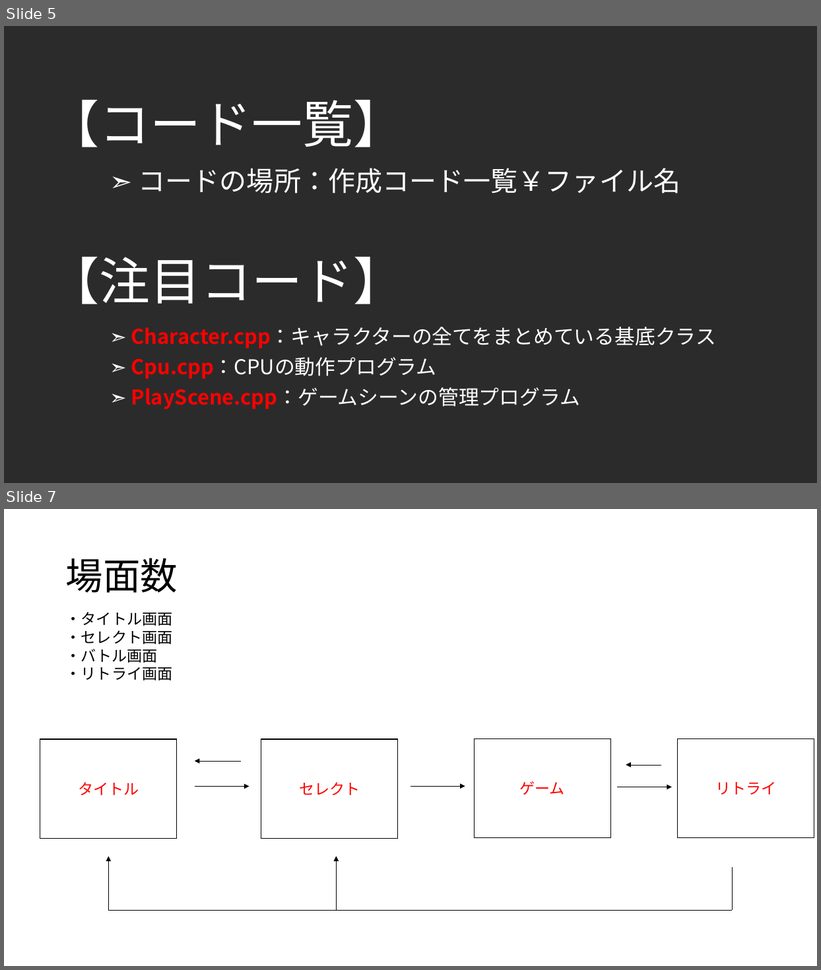
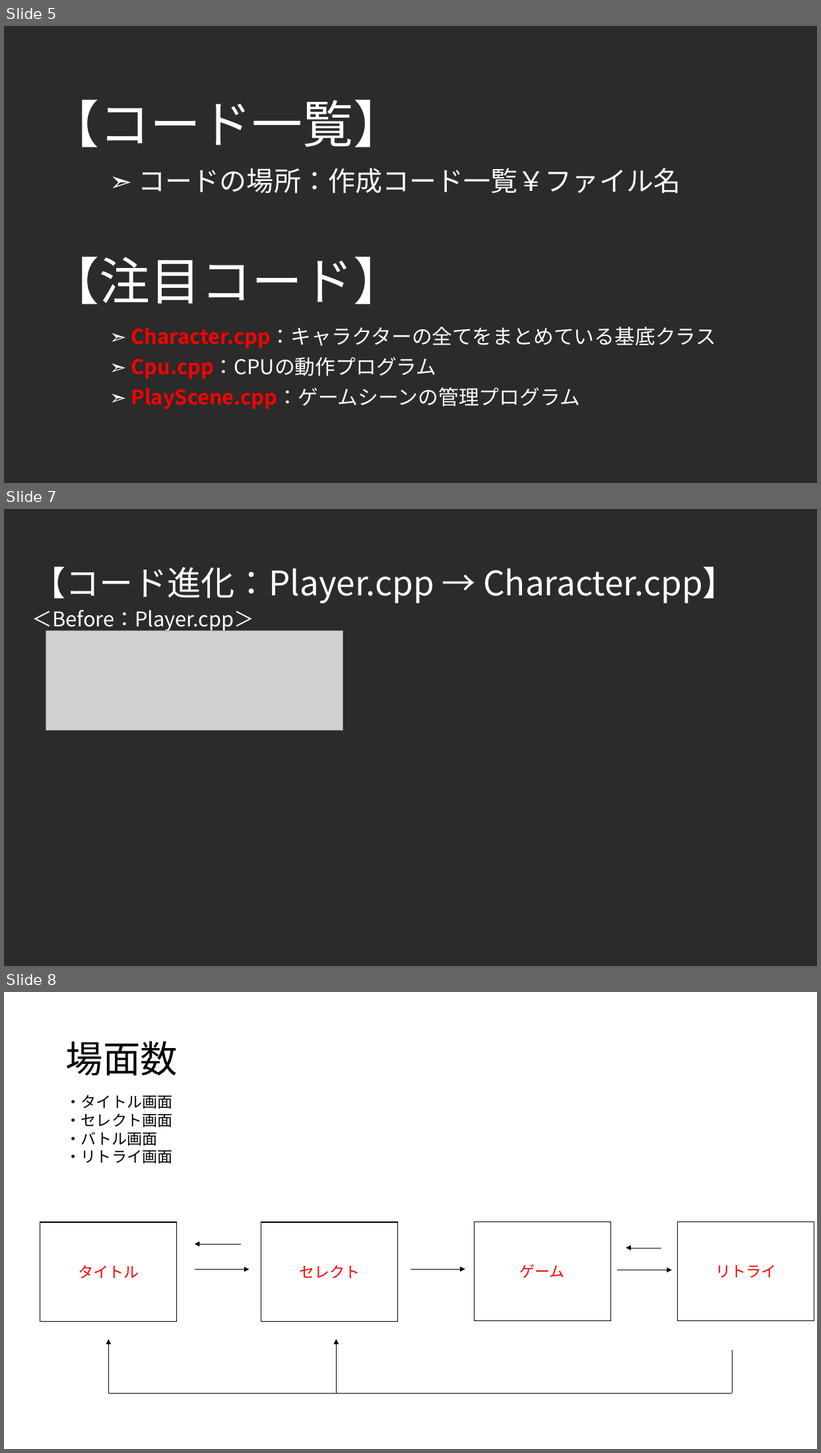
Before and after one commit to F0402Nishi/FightingGame, a slide deck: 仕様書.pptx. Shown one above the other, each under a label of ours: slides 5 and 7 before the commit, slides 5, 7 and 8 after it; the slides between them are not shown. The pictures are 821x970 and 821x1453 pixels, drawn with LibreOffice and Linux fonts; fonts in the diff are those of the drawing; grey boxes stand for pictures; background and template pictures are left out; a plain dark background stands for a picture behind light text. Boxes give left, top, right and bottom in pixels: in the first picture for what was removed or moved away, otherwise in the second. Text is boxed around its words. In the diff, an @@ line names an element or a change of style, - is before the commit and + after.

```diff
--- a/仕様書.pptx
+++ b/仕様書.pptx
@@ slide 7 added at box(4, 509, 817, 966), background picture (left out) @@
@@ title added at box(32, 566, 737, 603), 40 pt, text #FFFFFF @@
+【コード進化：Player.cpp → Character.cpp】
@@ subtitle added at box(32, 610, 254, 632), 24 pt, text #FFFFFF @@
+＜Before：Player.cpp＞
@@ picture added at box(46, 630, 343, 730) @@
@@ what was slide 7 is now slide 8 @@
```
Also in this commit, not shown: 1 slide changed.
